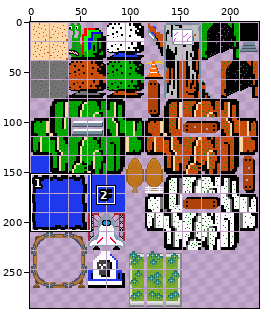
Sprite sheet -- assets/tileSets/CamelopardalisColor16x16-extruded.png. Above, an overview of the earlier version with the close-up marked.
Close-up. Before the commit:
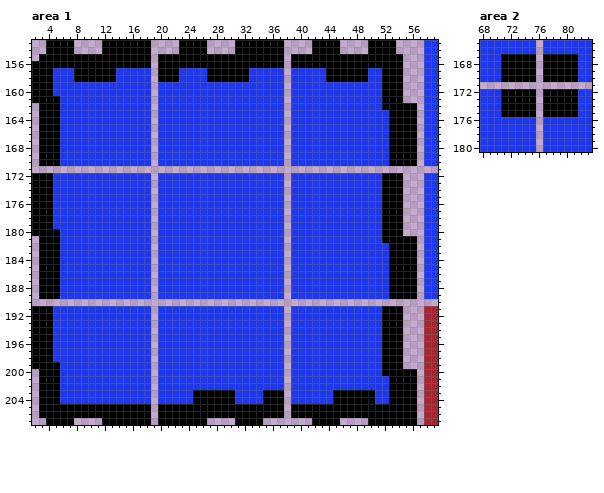
The file is 229x286 pixels. Pixels under 10% opacity are left out. Colours within 5 levels of each other are drawn and written as one. Shown: area 1: x 2..59, y 153..207; area 2: x 68..83, y 165..180.
New version:
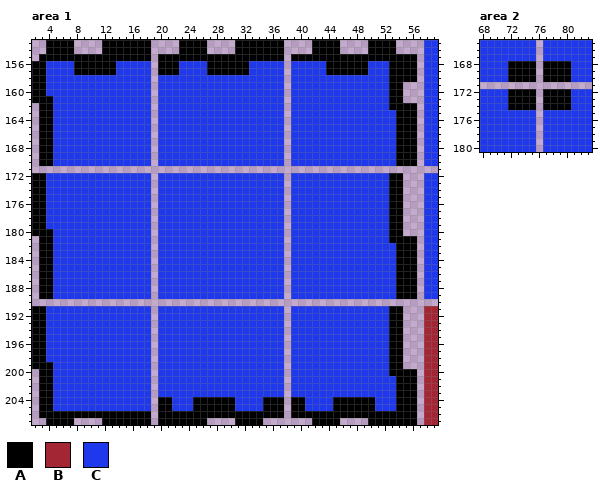
Palette (. is transparent): A #000000  B #a22633  C #2038ec
Difference:
Area 1:
Colour A is added in rows 155 to 158 at x 55 to 56.
Colour A replaces colour C in row 204 at x 20 to 21 and 39 to 40.
Colour C replaces colour A in row 156 at x 4 to 7, 14 to 18, 23 to 26, 33 to 37, 39 to 43 and 50 to 52; in row 157 at x 4 and 52; in row 158 at x 4, 8 to 13, 20 to 22, 27 to 32, 44 to 49 and 52; in rows 159 to 160 at x 4 and 52; in rows 161 to 162 at x 5 and 52; in rows 163 to 170 at x 5 and 53.
Colour C replaces colour A in rows 172 to 179 at x 4 and 52; in rows 180 to 181 at x 5 and 52; in rows 182 to 189 at x 5 and 53; in rows 191 to 198 at x 4 and 52; in rows 199 to 200 at x 5 and 52; in rows 201 to 202 at x 5 and 53.
Colour C replaces colour A in row 203 at x 5, 25 to 30, 35 to 37, 45 to 50 and 53; in row 204 at x 5 and 53; in row 205 at x 5 to 18, 22 to 24, 31 to 34, 41 to 44 and 51 to 53.
Area 2:
Colour C replaces colour A in row 167 at x 71 to 75 and 77 to 81; in rows 168 to 170 at x 71 and 81; in rows 172 to 174 at x 71 and 81; in row 175 at x 71 to 75 and 77 to 81.
